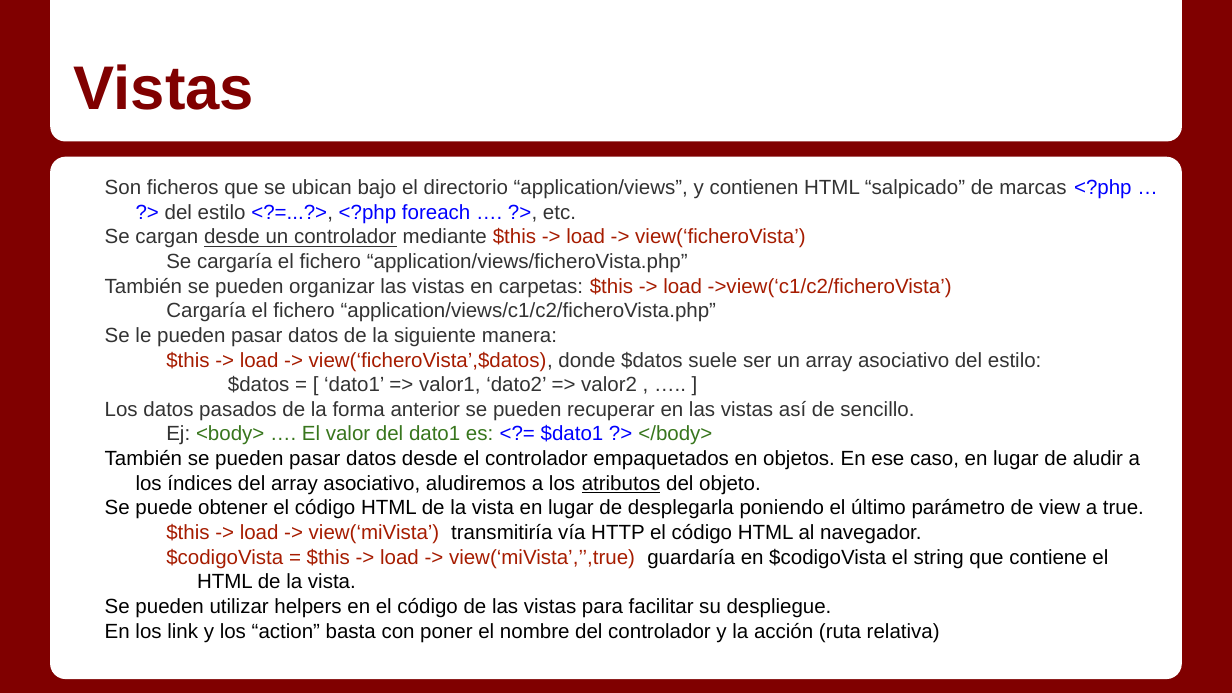
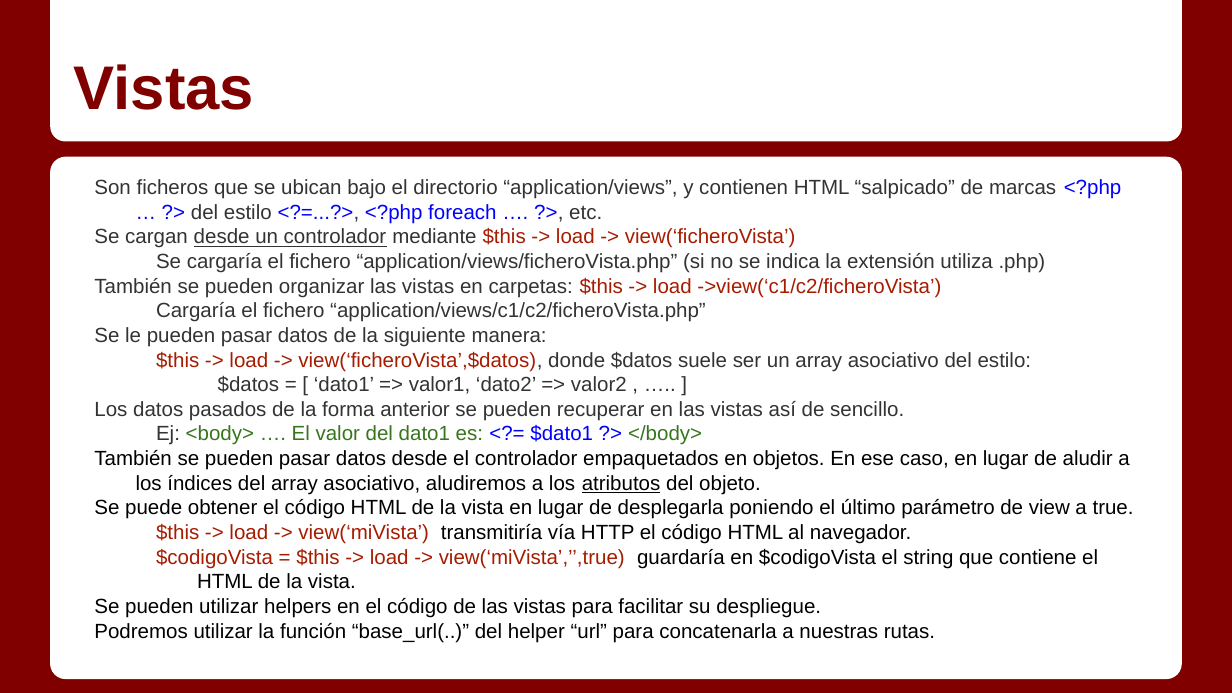
Before and after one commit to Gmuela/Apuntes, a slide deck: slide 5 of Servidor/Temas/1_7_2 - Code Igniter básico.pptx. Drawn at 1232x693 pixels with LibreOffice and Linux fonts; fonts in the diff are those of the drawing. Boxes give left, top, right and bottom in pixels: in the first picture for what was removed or moved away, otherwise in the second. Text is boxed around its words. In the diff, an @@ line names an element or a change of style, - is before the commit and + after.

```diff
--- a/Servidor/Temas/1_7_2 - Code Igniter básico.pptx
+++ b/Servidor/Temas/1_7_2 - Code Igniter básico.pptx
@@ text at (x1=94, y1=179, x2=1134, y2=618): indent changed @@
@@ text at (x1=156, y1=253, x2=1046, y2=273): text changed @@
-  Se cargaría el fichero “application/views/ficheroVista.php”
+  Se cargaría el fichero “application/views/ficheroVista.php” (si no se indica la extensión utiliza .php)
@@ text at (x1=94, y1=623, x2=935, y2=642): text changed @@
-En los link y los “action” basta con poner el nombre del controlador y la acción (ruta relativa)
+Podremos utilizar la función “base_url(..)” del helper “url” para concatenarla a nuestras rutas.
```
Also in this commit, not shown: 6 other slides changed, 2 other files.
